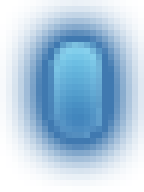
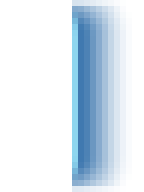
Comparing the layer stacks of the two 144px x 192px images. Changes:
hid group "scrollbar" (2 layers) over [42,42,102,138]
removed layer "focused" from group "scrollbar" over [48,42,102,138]
added group "scrollbar bg" with 1 layers above "Layer 1" over [72,0,132,192]
added layer "Layer 3" in group "scrollbar bg" over [72,0,132,192]
